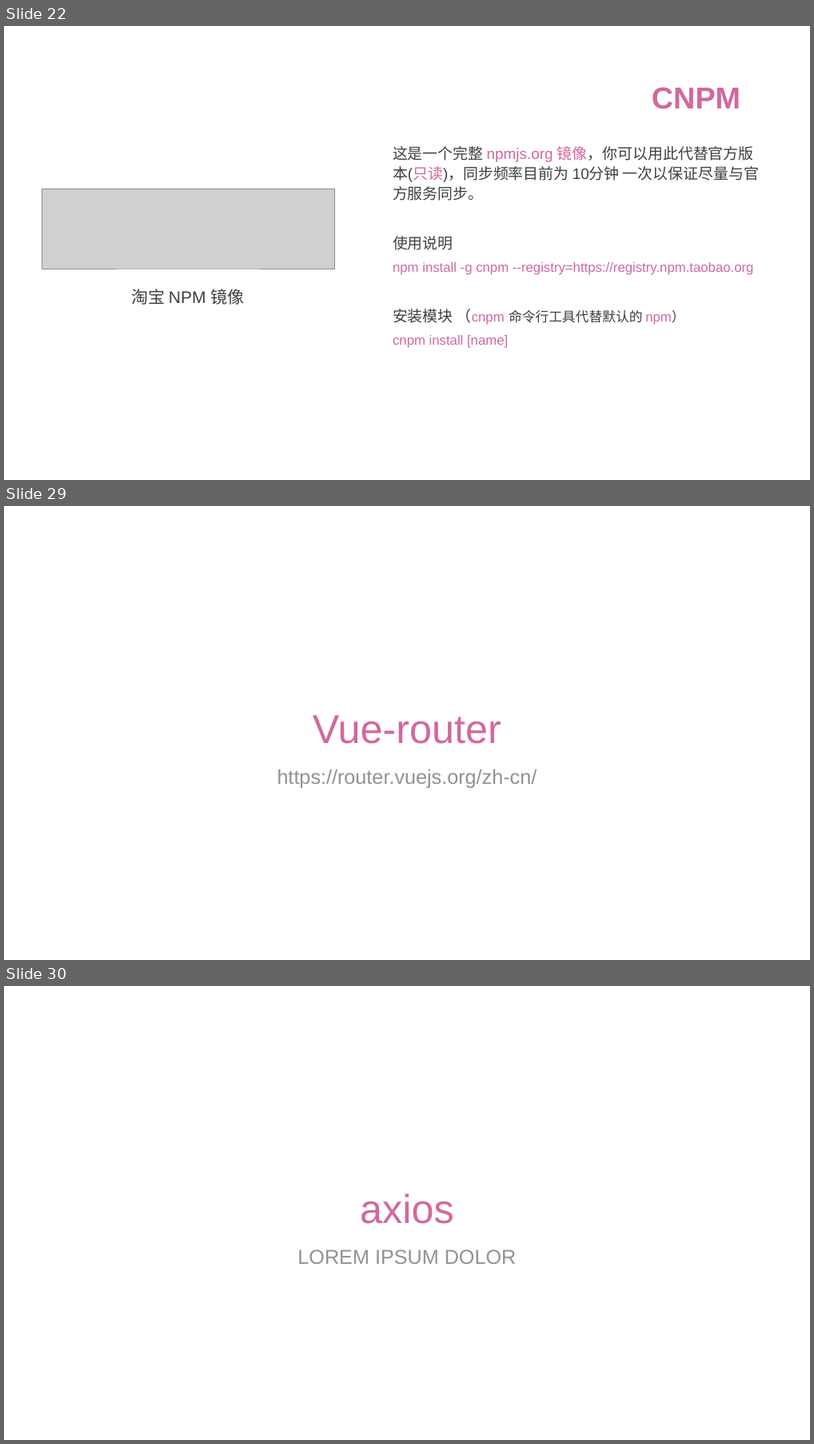
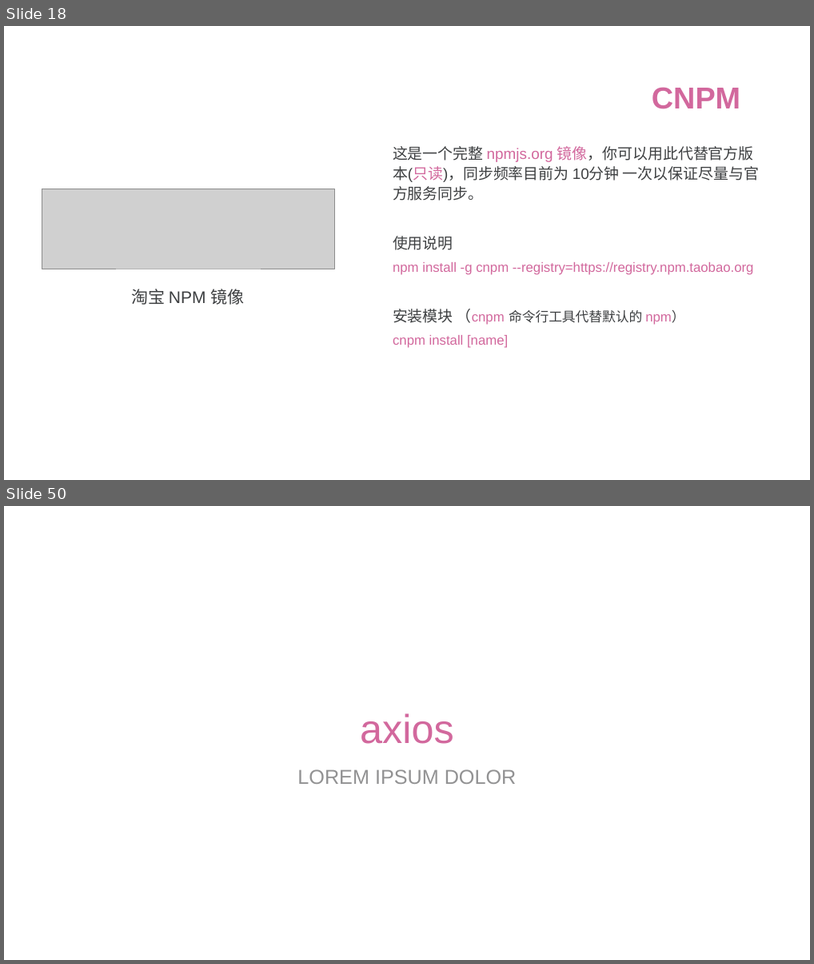
Before and after one commit to ttflowerboys/vue-demo, a slide deck: PPT/vue前后端分离 - 上.pptx. Shown one above the other, each under a label of ours: slides 22, 29 and 30 before the commit, slides 18 and 50 after it; the slides between them are not shown. The pictures are 814x1444 and 814x964 pixels, drawn with LibreOffice and Linux fonts; fonts in the diff are those of the drawing; grey boxes stand for pictures; background and template pictures are left out. Boxes give left, top, right and bottom in pixels: in the first picture for what was removed or moved away, otherwise in the second. Text is boxed around its words. In the diff, an @@ line names an element or a change of style, - is before the commit and + after.

```diff
--- a/PPT/vue前后端分离 - 上.pptx
+++ b/PPT/vue前后端分离 - 上.pptx
@@ slide 29 removed at bbox=[4, 506, 810, 960], background #FFFFFF @@
@@ title removed at bbox=[313, 715, 502, 744] @@
-Vue-router
@@ text removed at bbox=[278, 769, 538, 788] @@
-https://router.vuejs.org/zh-cn/
@@ what was slide 22 is now slide 18 @@
@@ what was slide 30 is now slide 50 @@
```
Also in this commit, not shown: 6 slides changed, 23 slides added, 3 other slides removed.
